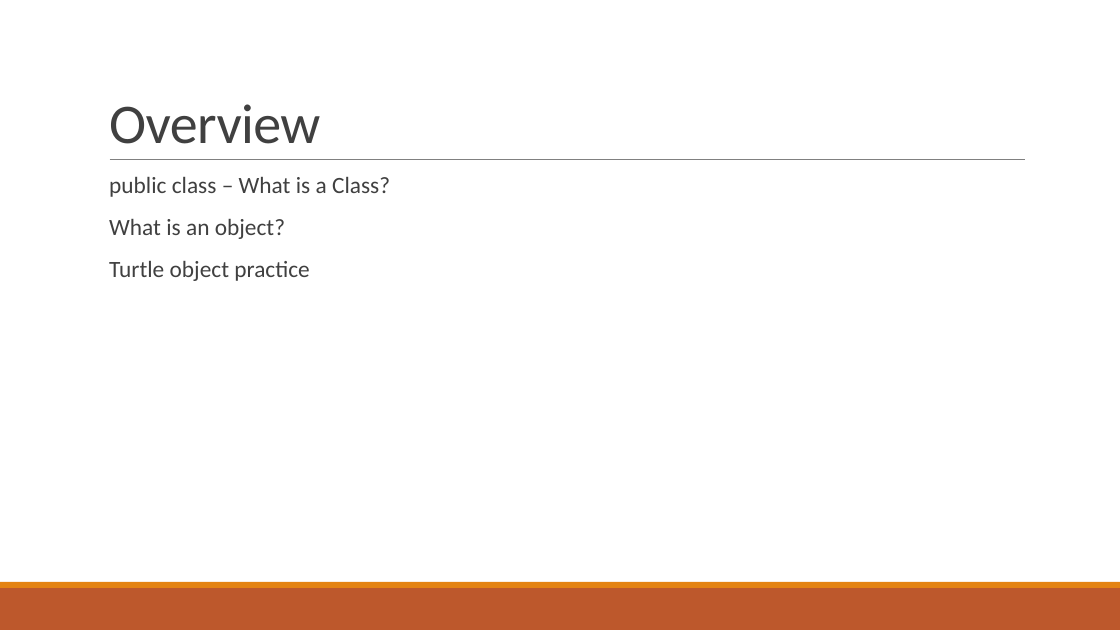
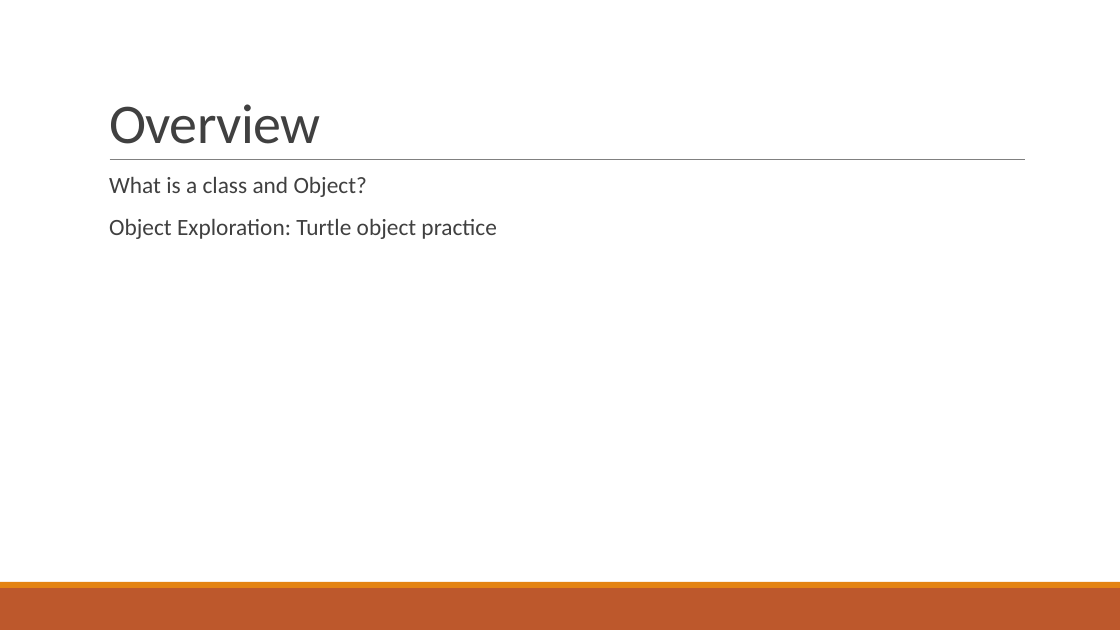
Before and after one commit to thewangclass/apcsa-curriculum, a slide deck: slide 3 of 02-Using-Objects/PowerPoints/01-Instances-of-Classes.pptx (slide 4 before the commit). Drawn at 1120x630 pixels with LibreOffice and Linux fonts; fonts in the diff are those of the drawing. Boxes give left, top, right and bottom in pixels: in the first picture for what was removed or moved away, otherwise in the second. Text is boxed around its words. In the diff, an @@ line names an element or a change of style, - is before the commit and + after.

```diff
--- a/02-Using-Objects/PowerPoints/01-Instances-of-Classes.pptx
+++ b/02-Using-Objects/PowerPoints/01-Instances-of-Classes.pptx
@@ text at (109,177,496,239): text changed @@
-  public class – What is a Class?
-  What is an object?
-  Turtle object practice
+  What is a class and Object?
+  Object Exploration: Turtle object practice
```
Also in this commit, not shown: 2 other slides changed, 50 slides added, 2 slides removed, 31 other files.
